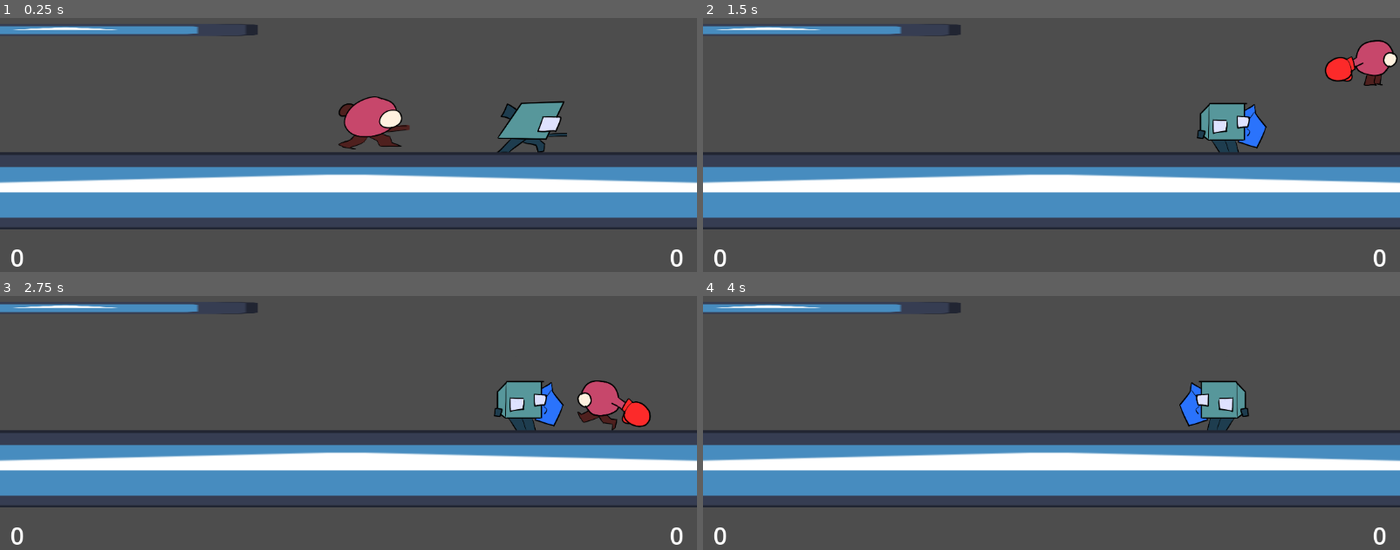
Above: before the commit, frames 1-4 (two rows, left to right).
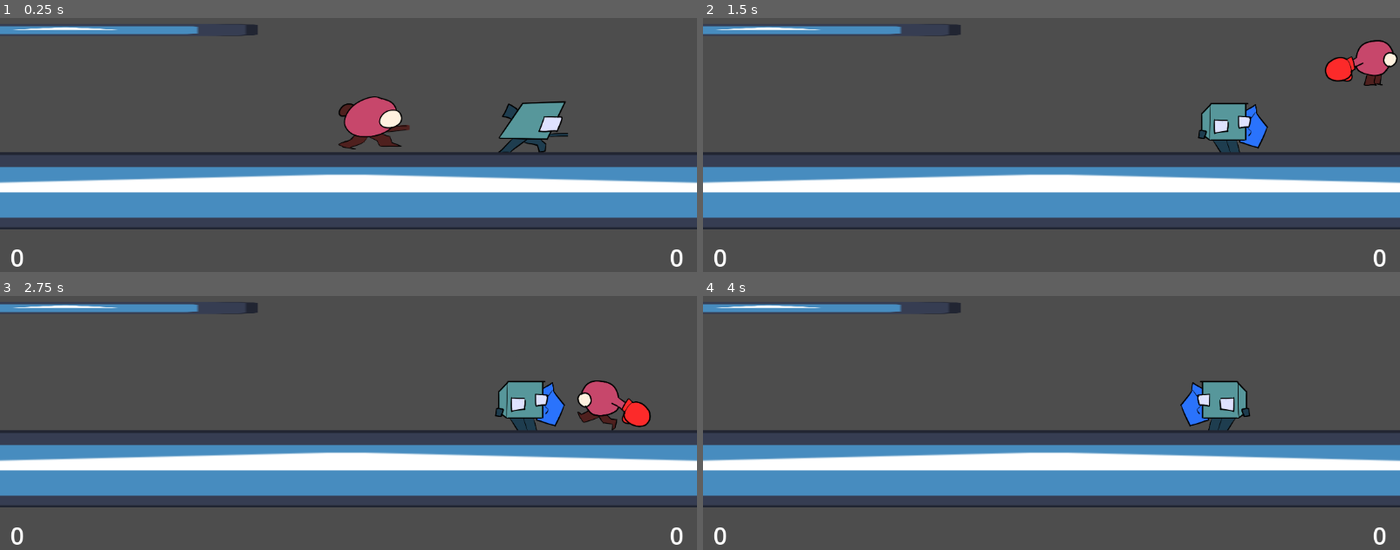
Above: after the commit, the same moments.

Repository: DATT4300PEOPLE/Upperdut
Game: Godot game, scene res://Levels/level_one.tscn
Two runs of this game, one before a commit and one after it. Both use one fixed random seed, a clock stepped at 60 frames per second and the inputs below. The engine's default icon, where the game draws it, is replaced by a stand-in: a white triangle on a blue panel in a dark square.
Inputs:
- Up to frame 1 (0.25 s): no input
- Up to frame 2 (1.5 s): hold D (P1Right) from 0.53 s (still down); tap Q (P1Parry, bound only after the commit) at 0.6 s; tap Space (P1Jump) at 0.77 s; tap / (P2Parry, bound only after the commit) at 0.8, 1.35 s
- Up to frame 3 (2.75 s): tap Space (P1Jump) at 1.52 s; tap Q (P1Parry, bound only after the commit) at 1.55 s; tap Enter at 2 s; release D (P1Right) at 2.03 s; hold A (P1Left) from 2.03 s (still down); tap E (P1Punch) at 2.1 s; tap / (P2Parry, bound only after the commit) at 2.3 s
- Up to frame 4 (4 s): release A (P1Left) at 2.78 s; hold D (P1Right) from 2.78 s (still down); tap Left (P2Left) at 2.85 s; tap Space (P1Jump) at 3.02, 3.5, 3.77 s; tap Q (P1Parry, bound only after the commit) at 3.05 s; tap Shift (P2Punch) at 3.6 s; tap / (P2Parry, bound only after the commit) at 3.8 s

The runs differ from the first frame. In frame 1, 0.3% of the frame differs, in the area x 71-82%, y 32-53%; in frame 2, 0.4%, in the area x 70-82%, y 33-53%; in frame 3, 0.4%; in frame 4, 0.4%.

Commit message:
Made mobility damage based

Diff:
--- a/upperdut/Levels/level_one.tscn
+++ b/upperdut/Levels/level_one.tscn
@@ -10,6 +10,9 @@
 
 [sub_resource type="RectangleShape2D" id="RectangleShape2D_18c4h"]
 size = Vector2(125.278, 119)
+
+[sub_resource type="RectangleShape2D" id="RectangleShape2D_ya8ts"]
+size = Vector2(124.231, 1649.02)
 
 [node name="level_one" type="Node2D"]
 
@@ -24,14 +27,14 @@
 max_action_duration = 3
 
 [node name="Player 2" parent="." instance=ExtResource("1_2b52f")]
-position = Vector2(875, 360)
+position = Vector2(877, 362)
 collision_layer = 2
 defaultSpeed = 500
 jump_power = -500.0
 PLAYER = 1
 anim_sheet = ExtResource("3_om7uc")
 glove_sprite = ExtResource("5_ya8ts")
-base_knockback_velocity = Vector2(5000, -3000)
+base_knockback_velocity = Vector2(1000, -500)
 max_action_duration = 3
 
 [node name="Ground" type="StaticBody2D" parent="."]
@@ -57,3 +60,19 @@
 texture = ExtResource("1_wi846")
 
 [node name="PlayerDataUI" parent="." instance=ExtResource("7_ya8ts")]
+
+[node name="ScreenRight" type="Area2D" parent="."]
+position = Vector2(1256, 441)
+
+[node name="CollisionShape2D" type="CollisionShape2D" parent="ScreenRight"]
+position = Vector2(-1.00024, -822.49)
+scale = Vector2(1, 1)
+shape = SubResource("RectangleShape2D_ya8ts")
+
+[node name="ScreenLeft" type="Area2D" parent="."]
+position = Vector2(-113, 441)
+
+[node name="CollisionShape2D" type="CollisionShape2D" parent="ScreenLeft"]
+position = Vector2(-1.00024, -822.49)
+scale = Vector2(1, 1)
+shape = SubResource("RectangleShape2D_ya8ts")
--- a/upperdut/Scripts/player_data.gd
+++ b/upperdut/Scripts/player_data.gd
@@ -14,3 +14,14 @@
 	else:
 		P2_Damage += damage
 		print("P2 Meter: ", P2_Damage, "%" )
+
+func apply_movement(player: float, damage_deduction: int = 0) -> int:
+	if (player == 0):
+		if P1_Damage > 0:
+			P1_Damage -= damage_deduction
+		return P1_Damage * 1.5
+	if (player == 1):
+		if P2_Damage > 0:
+			P2_Damage -= damage_deduction
+		return P2_Damage * 1.5
+	return 0
--- a/upperdut/Scripts/player_movement.gd
+++ b/upperdut/Scripts/player_movement.gd
@@ -44,7 +44,6 @@
 func _physics_process(delta: float) -> void:
 	if !is_on_floor():
 		velocity.y += get_gravity().y * delta
-
 	if is_knocked_back:
 		velocity = velocity.lerp(Vector2.ZERO, delta * 5) #Makes descent smoother, before player would stop on a dime
 		move_and_slide()
@@ -67,7 +66,7 @@
 
 	move_and_slide()
 
-
+# Player uses their mobility by moving around, getting hit increases their mobility
 func get_input():
 	if PLAYER == 0:
 		player_hitbox.player_ID = "P1"
@@ -89,27 +88,29 @@
 					player_sprite.scale.x = 0.49 # DON'T HARDCODE THIS IN, FIX LATER
 					move_dir = 2 # Moving right
 				player_sprite.play("Walk")
-			velocity.x = direction * currentSpeed
+			velocity.x = direction * (currentSpeed + PlayerData.apply_movement(PLAYER, 1))
 	else:
 		velocity.x = 0
 	get_fight_input(direction)
 	if Input.is_action_just_pressed(jumpKey) and is_on_floor():
-		print("JUMPIGN")
 		move_dir = 3 # Moving up (jumping)
 		player_sprite.play("Jump")
-		velocity.y = jump_power
+		velocity.y = jump_power - PlayerData.apply_movement(PLAYER, 2)
+		print("Y VELOCITY: ", velocity.y)
 	if Input.is_action_just_released(jumpKey) and is_on_floor():
-		print("JUMPIGN")
 		move_dir = 3 # Moving up (jumping)
 		player_sprite.play("Jump")
-		velocity.y = jump_power / 2
+		velocity.y = (jump_power - PlayerData.apply_movement(PLAYER, 2)) / 2
 
 func get_fight_input(direction: int):
 	var punchBtn
+	var parryBtn
 	if PLAYER == 0:
 		punchBtn = "P1Punch"
+		parryBtn = "P1Parry"
 	else:
 		punchBtn = "P2Punch"
+		parryBtn = "P2Parry"
 		#await get_tree().process_frame
 	if Input.is_action_pressed(punchBtn):
 		player_hitbox.damage = player_damage # ALSO DON"T HARDCODE THIS IN<
@@ -118,8 +119,12 @@
 		punch_multiplier = action_timer / 0.5
 		if (punch_multiplier < 1):
 			punch_multiplier = 1
-
 		print(punch_multiplier)
+	if Input.is_action_just_pressed(parryBtn):
+		player_sprite.play("Block")
+		doing_action = true
+	if Input.is_action_just_released(parryBtn):
+		doing_action = false
 	if Input.is_action_just_released(punchBtn):
 		player_sprite.play(punchDir)
 		doing_action = true
@@ -133,8 +138,12 @@
 		punching = false
 		action_timer = 0
 		player_hitbox.damage *= punch_multiplier
-		player_hitbox.knockback_velocity.x *= punch_multiplier
-		player_hitbox.knockback_velocity.y *= punch_multiplier
+		if (PLAYER == 0):
+			player_hitbox.knockback_velocity.x *= punch_multiplier + PlayerData.P2_Damage / 50
+			player_hitbox.knockback_velocity.y *= punch_multiplier + PlayerData.P2_Damage / 50
+		if (PLAYER == 1):
+			player_hitbox.knockback_velocity.x *= punch_multiplier + PlayerData.P1_Damage / 50
+			player_hitbox.knockback_velocity.y *= punch_multiplier + PlayerData.P1_Damage / 50
 
 
 
@@ -164,7 +173,7 @@
 
 
 func take_damage(amount: float, attacker_pos: Vector2, knockback_velocity: Vector2) -> void:
-	print("AHHHHHHH: ", amount )
+	print("AHHHHHHH: ", knockback_velocity )
 	print("Multiplier: ", punch_multiplier)
 	is_knocked_back = true
 	knockback_timer = knockback_duration
--- a/upperdut/Sprites/p2Frames.tres
+++ b/upperdut/Sprites/p2Frames.tres
@@ -1,6 +1,10 @@
-[gd_resource type="SpriteFrames" load_steps=10 format=3 uid="uid://b3tmfb474mqlf"]
+[gd_resource type="SpriteFrames" load_steps=11 format=3 uid="uid://b3tmfb474mqlf"]
 
 [ext_resource type="Texture2D" uid="uid://bf7ubjo40nsbk" path="res://Sprites/player2-sprites.png" id="1_o7f67"]
+
+[sub_resource type="AtlasTexture" id="AtlasTexture_u4yb1"]
+atlas = ExtResource("1_o7f67")
+region = Rect2(256, 512, 256, 256)
 
 [sub_resource type="AtlasTexture" id="AtlasTexture_cph7v"]
 atlas = ExtResource("1_o7f67")
@@ -36,7 +40,10 @@
 
 [resource]
 animations = [{
-"frames": [],
+"frames": [{
+"duration": 1.0,
+"texture": SubResource("AtlasTexture_u4yb1")
+}],
 "loop": true,
 "name": &"Block",
 "speed": 5.0
--- /dev/null
+++ b/upperdut/borders.gd
@@ -0,0 +1,6 @@
+extends Node2D
+@onready var screen_right: Area2D = $ScreenRight
+@onready var screen_left: Area2D = $ScreenLeft
+
+
+func _process(delta: float) -> void:
--- /dev/null
+++ b/upperdut/borders.tscn
@@ -0,0 +1,25 @@
+[gd_scene load_steps=3 format=3 uid="uid://e4y2lxokeuet"]
+
+[ext_resource type="Script" uid="uid://dpt24ebiwbnr6" path="res://borders.gd" id="1_nnbri"]
+
+[sub_resource type="RectangleShape2D" id="RectangleShape2D_tuip0"]
+size = Vector2(124.231, 1649.02)
+
+[node name="Borders" type="Node2D"]
+script = ExtResource("1_nnbri")
+
+[node name="ScreenRight" type="Area2D" parent="."]
+position = Vector2(1256, 748)
+
+[node name="CollisionShape2D" type="CollisionShape2D" parent="ScreenRight"]
+position = Vector2(-1.00024, -822.49)
+scale = Vector2(1, 1)
+shape = SubResource("RectangleShape2D_tuip0")
+
+[node name="ScreenLeft" type="Area2D" parent="."]
+position = Vector2(-113, 748)
+
+[node name="CollisionShape2D" type="CollisionShape2D" parent="ScreenLeft"]
+position = Vector2(-1.00024, -822.49)
+scale = Vector2(1, 1)
+shape = SubResource("RectangleShape2D_tuip0")
--- a/upperdut/project.godot
+++ b/upperdut/project.godot
@@ -18,6 +18,10 @@
 [autoload]
 
 PlayerData="*res://Scripts/player_data.gd"
+
+[global_group]
+
+players=""
 
 [input]
 
@@ -62,3 +66,13 @@
 "events": [Object(InputEventKey,"resource_local_to_scene":false,"resource_name":"","device":0,"window_id":0,"alt_presse …(194 unchanged characters)…
 ]
 }
+P1Parry={
+"deadzone": 0.2,
+"events": [Object(InputEventKey,"resource_local_to_scene":false,"resource_name":"","device":-1,"window_id":0,"alt_pressed":false,"shift_pressed":false,"ctrl_pressed":false,"meta_pressed":false,"pressed":false,"keycode":0,"physical_keycode":81,"key_label":0,"unicode":113,"location":0,"echo":false,"script":null)
+]
+}
+P2Parry={
+"deadzone": 0.2,
+"events": [Object(InputEventKey,"resource_local_to_scene":false,"resource_name":"","device":-1,"window_id":0,"alt_pressed":false,"shift_pressed":false,"ctrl_pressed":false,"meta_pressed":false,"pressed":false,"keycode":0,"physical_keycode":47,"key_label":0,"unicode":47,"location":0,"echo":false,"script":null)
+]
+}
Not shown: 1 places in upperdut/Levels/level_one.tscn that only renumber resources
Not shown, added: upperdut/borders.gd.uid
